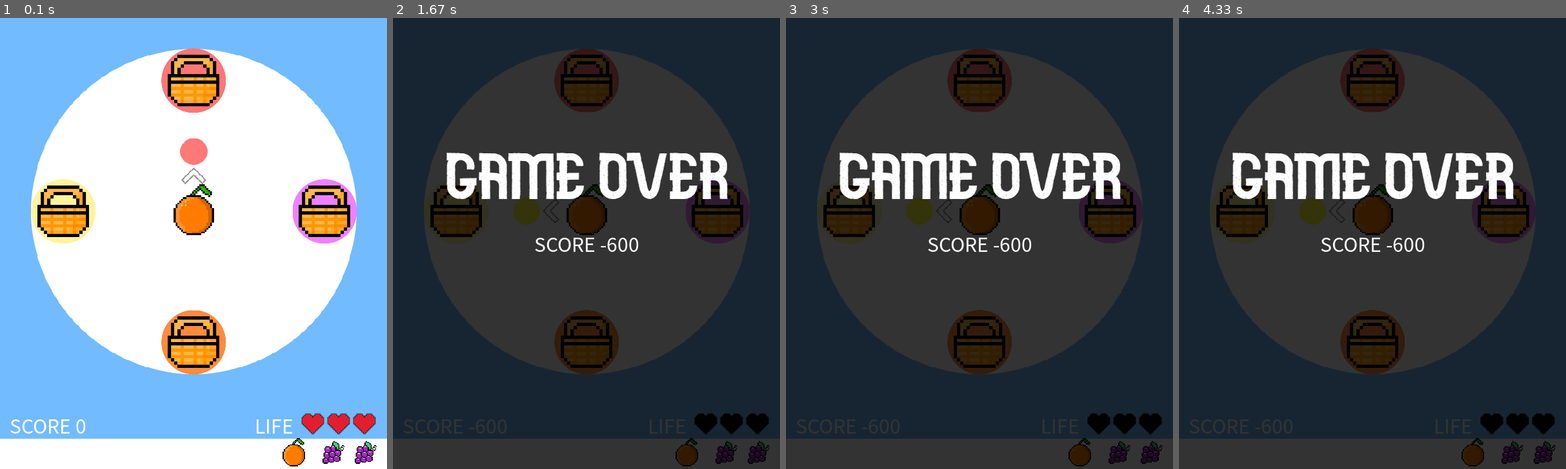
Above: before the commit, frames 1-4 (left to right).
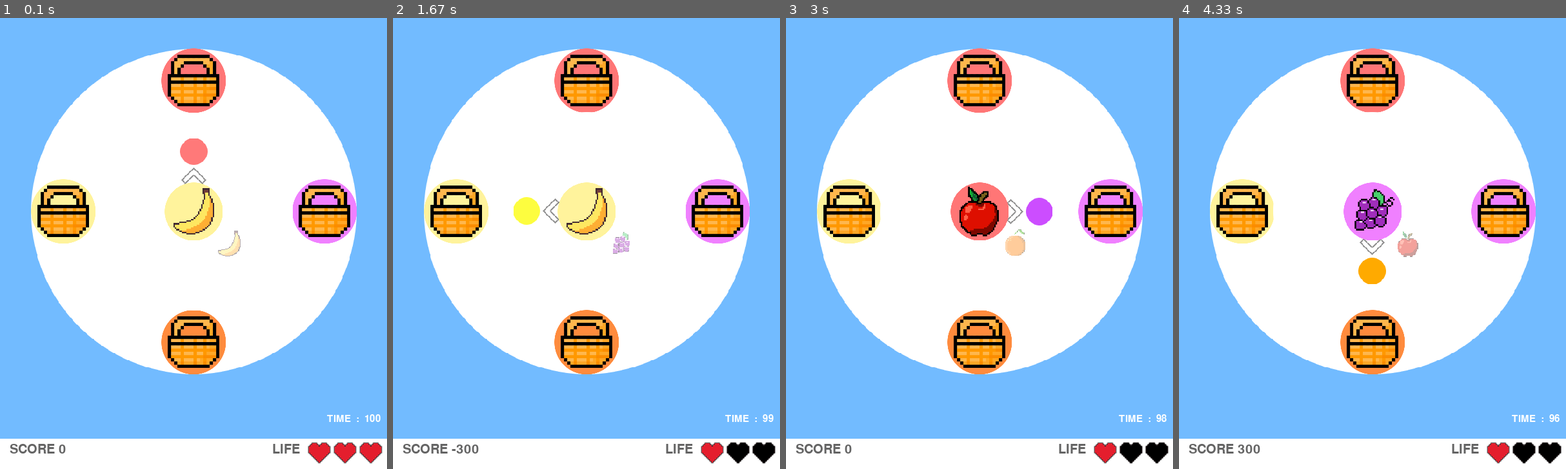
Above: after the commit, the same moments.

Repository: hello9721/Pygame_Project
Game: pygame game, started from Study/Colorful Fruits/sample_01.py
The game is run twice, just before and just after one commit, with the same random seed, the same clock (stepped at 60 frames per second) and the same inputs.
Inputs:
- Up to frame 1 (0.1 s): no input
- Up to frame 2 (1.67 s): hold Right 0.33-0.8 s; hold Up 0.83-1.13 s; hold Left 1.17-1.63 s
- Up to frame 3 (3 s): hold Left 1.67-2.2 s; hold Right 2.23-2.53 s; hold Right 2.57-2.97 s
- Up to frame 4 (4.33 s): hold Up 3-3.37 s; hold Down 3.4-4.03 s; hold Down from 4.07 s (still down)

The runs differ from the first frame. In frame 1, 3.9% of the frame differs, in the area x 2-99%, y 36-100%; in frame 2, 95%; in frame 3, 95%; in frame 4, 95%, in the area x 0-100%, y 0-100%.

Commit message:
시간제한 활성화, 다음과일표시 수정

Diff:
--- a/Study/Colorful Fruits/sample_01.py
+++ b/Study/Colorful Fruits/sample_01.py
@@ -1,5 +1,6 @@
 import pygame as pg
 import random as rd
+import time as tm
 
 pg.init()
 
@@ -10,13 +11,19 @@
 clk = pg.time.Clock()
 
 score = 0
-small_font = pg.font.SysFont('malgungothic', 30)
+small_font = pg.font.SysFont('britannic', 30)
+time_font = pg.font.SysFont('britannic', 23)
 
 # 과일 이미지
-blue_img = pg.image.load('./assets/p_grape.png')
-orange_img = pg.image.load('./assets/o_orange.png')
-red_img = pg.image.load('./assets/r_apple.png')
-yellow_img = pg.image.load('./assets/y_banana.png')
+blue_img = pg.image.load('./assets/bg_purple.png')
+orange_img = pg.image.load('./assets/bg_orange.png')
+red_img = pg.image.load('./assets/bg_red.png')
+yellow_img = pg.image.load('./assets/bg_yellow.png')
+
+b_img = pg.image.load('./assets/p_grape.png')
+o_img = pg.image.load('./assets/o_orange.png')
+r_img = pg.image.load('./assets/r_apple.png')
+y_img = pg.image.load('./assets/y_banana.png')
 
 blue_img = pg.transform.scale(blue_img, (90, 90))
 orange_img = pg.transform.scale(orange_img, (90, 90))
@@ -24,6 +31,7 @@
 yellow_img = pg.transform.scale(yellow_img, (90, 90))
 
 fruits = [blue_img, orange_img, red_img, yellow_img]
+n_fruits = [b_img, o_img, r_img, y_img]
 
 # 체력바 이미지
 health_3 = pg.image.load('./assets/health_full.png')
@@ -59,15 +67,14 @@
 circle_bg = pg.transform.scale(circle_bg, (550, 550))
 
 # 메인 과일 이미지
-fruit_img = [fruits[rd.randint(0, len(fruits) - 1)], fruits[rd.randint(0, len(fruits) - 1)], fruits[rd.randint(0, len(fruits) - 1)], fruits[rd.randint(0, len(fruits) - 1)]]
-fruit = fruit_img[0].get_rect(centery = ((SCREEN_HEIGHT-100)/2), centerx = SCREEN_WIDTH/2)
-
-next_furit_img_1 = pg.transform.scale(fruit_img[1], (50, 50))
-next_furit_1 = next_furit_img_1.get_rect(top = SCREEN_HEIGHT - 50, right = SCREEN_WIDTH - 120)
-next_furit_img_2 = pg.transform.scale(fruit_img[2], (50, 50))
-next_furit_2 = next_furit_img_2.get_rect(top = SCREEN_HEIGHT - 50, right = SCREEN_WIDTH - 60)
-next_furit_img_3 = pg.transform.scale(fruit_img[2], (50, 50))
-next_furit_3 = next_furit_img_3.get_rect(top = SCREEN_HEIGHT - 50, right = SCREEN_WIDTH - 10)
+fruit_img = [rd.randint(0, len(fruits) - 1), rd.randint(0, len(fruits) - 1), rd.randint(0, len(fruits) - 1), rd.randint(0, len(fruits) - 1)]
+fruit = fruits[fruit_img[0]].get_rect(centery = ((SCREEN_HEIGHT-100)/2), centerx = SCREEN_WIDTH/2)
+
+next_furit_img_1 = pg.transform.scale(n_fruits[fruit_img[1]], (50, 50))
+next_furit_img_1 = next_furit_img_1.convert()
+next_furit_img_1.set_alpha(100)
+next_furit_img_1.set_colorkey((0, 0, 0))
+next_furit_1 = next_furit_img_1.get_rect(centery = fruit.centery + 50, right = SCREEN_WIDTH - 220)
 
 head, angle = "top", 0
 
@@ -76,6 +83,10 @@
 # circle_r 270.0 blue
 # circle_t 360.0 red
 
+# 제한 시간
+start_time = tm.time()
+
+# 배경 화면
 bg_img = pg.image.load('./assets/bg.png')
 
 # 게임오버 화면
@@ -104,20 +115,19 @@
 
                         circle_t = pg.transform.rotate(circle_t, n)
 
-                        if fruit_img[0] == yellow_img:
-
-                            score += 100
-
-                            fruit_img.pop(0)
-                            fruit_img.append(fruits[rd.randint(0, len(fruits) - 1)])
-                            fruit = fruit_img[0].get_rect(centery = ((SCREEN_HEIGHT-100)/2), centerx = SCREEN_WIDTH/2)
-
-                            next_furit_img_1 = pg.transform.scale(fruit_img[1], (50, 50))
-                            next_furit_1 = next_furit_img_1.get_rect(top = SCREEN_HEIGHT - 50, right = SCREEN_WIDTH - 120)
-                            next_furit_img_2 = pg.transform.scale(fruit_img[2], (50, 50))
-                            next_furit_2 = next_furit_img_2.get_rect(top = SCREEN_HEIGHT - 50, right = SCREEN_WIDTH - 60)
-                            next_furit_img_3 = pg.transform.scale(fruit_img[2], (50, 50))
-                            next_furit_3 = next_furit_img_3.get_rect(top = SCREEN_HEIGHT - 50, right = SCREEN_WIDTH - 10)
+                        if fruits[fruit_img[0]] == yellow_img:
+
+                            score += 100
+
+                            fruit_img.pop(0)
+                            fruit_img.append(rd.randint(0, len(fruits) - 1))
+                            fruit = fruits[fruit_img[0]].get_rect(centery = ((SCREEN_HEIGHT-100)/2), centerx = SCREEN_WIDTH/2)
+
+                            next_furit_img_1 = pg.transform.scale(n_fruits[fruit_img[1]], (50, 50))
+                            next_furit_img_1 = next_furit_img_1.convert()
+                            next_furit_img_1.set_alpha(100)
+                            next_furit_img_1.set_colorkey((0, 0, 0))
+                            next_furit_1 = next_furit_img_1.get_rect(centery = fruit.centery + 50, right = SCREEN_WIDTH - 220)
 
                         else:
 
@@ -132,20 +142,19 @@
 
                         circle_t = pg.transform.rotate(circle_t, n)
 
-                        if fruit_img[0] == blue_img:
-
-                            score += 100
-
-                            fruit_img.pop(0)
-                            fruit_img.append(fruits[rd.randint(0, len(fruits) - 1)])
-                            fruit = fruit_img[0].get_rect(centery = ((SCREEN_HEIGHT-100)/2), centerx = SCREEN_WIDTH/2)
-
-                            next_furit_img_1 = pg.transform.scale(fruit_img[1], (50, 50))
-                            next_furit_1 = next_furit_img_1.get_rect(top = SCREEN_HEIGHT - 50, right = SCREEN_WIDTH - 120)
-                            next_furit_img_2 = pg.transform.scale(fruit_img[2], (50, 50))
-                            next_furit_2 = next_furit_img_2.get_rect(top = SCREEN_HEIGHT - 50, right = SCREEN_WIDTH - 60)
-                            next_furit_img_3 = pg.transform.scale(fruit_img[2], (50, 50))
-                            next_furit_3 = next_furit_img_3.get_rect(top = SCREEN_HEIGHT - 50, right = SCREEN_WIDTH - 10)
+                        if fruits[fruit_img[0]] == blue_img:
+
+                            score += 100
+
+                            fruit_img.pop(0)
+                            fruit_img.append(rd.randint(0, len(fruits) - 1))
+                            fruit = fruits[fruit_img[0]].get_rect(centery = ((SCREEN_HEIGHT-100)/2), centerx = SCREEN_WIDTH/2)
+
+                            next_furit_img_1 = pg.transform.scale(n_fruits[fruit_img[1]], (50, 50))
+                            next_furit_img_1 = next_furit_img_1.convert()
+                            next_furit_img_1.set_alpha(100)
+                            next_furit_img_1.set_colorkey((0, 0, 0))
+                            next_furit_1 = next_furit_img_1.get_rect(centery = fruit.centery + 50, right = SCREEN_WIDTH - 220)
 
                         else:
 
@@ -160,20 +169,19 @@
 
                         circle_t = pg.transform.rotate(circle_t, n)
 
-                        if fruit_img[0] == orange_img:
-
-                            score += 100
-
-                            fruit_img.pop(0)
-                            fruit_img.append(fruits[rd.randint(0, len(fruits) - 1)])
-                            fruit = fruit_img[0].get_rect(centery = ((SCREEN_HEIGHT-100)/2), centerx = SCREEN_WIDTH/2)
-
-                            next_furit_img_1 = pg.transform.scale(fruit_img[1], (50, 50))
-                            next_furit_1 = next_furit_img_1.get_rect(top = SCREEN_HEIGHT - 50, right = SCREEN_WIDTH - 120)
-                            next_furit_img_2 = pg.transform.scale(fruit_img[2], (50, 50))
-                            next_furit_2 = next_furit_img_2.get_rect(top = SCREEN_HEIGHT - 50, right = SCREEN_WIDTH - 60)
-                            next_furit_img_3 = pg.transform.scale(fruit_img[2], (50, 50))
-                            next_furit_3 = next_furit_img_3.get_rect(top = SCREEN_HEIGHT - 50, right = SCREEN_WIDTH - 10)
+                        if fruits[fruit_img[0]] == orange_img:
+
+                            score += 100
+
+                            fruit_img.pop(0)
+                            fruit_img.append(rd.randint(0, len(fruits) - 1))
+                            fruit = fruits[fruit_img[0]].get_rect(centery = ((SCREEN_HEIGHT-100)/2), centerx = SCREEN_WIDTH/2)
+
+                            next_furit_img_1 = pg.transform.scale(n_fruits[fruit_img[1]], (50, 50))
+                            next_furit_img_1 = next_furit_img_1.convert()
+                            next_furit_img_1.set_alpha(100)
+                            next_furit_img_1.set_colorkey((0, 0, 0))
+                            next_furit_1 = next_furit_img_1.get_rect(centery = fruit.centery + 50, right = SCREEN_WIDTH - 220)
 
                         else:
 
@@ -188,20 +196,19 @@
 
                         circle_t = pg.transform.rotate(circle_t, n)
 
-                        if fruit_img[0] == red_img:
-
-                            score += 100
-
-                            fruit_img.pop(0)
-                            fruit_img.append(fruits[rd.randint(0, len(fruits) - 1)])
-                            fruit = fruit_img[0].get_rect(centery = ((SCREEN_HEIGHT-100)/2), centerx = SCREEN_WIDTH/2)
-
-                            next_furit_img_1 = pg.transform.scale(fruit_img[1], (50, 50))
-                            next_furit_1 = next_furit_img_1.get_rect(top = SCREEN_HEIGHT - 50, right = SCREEN_WIDTH - 120)
-                            next_furit_img_2 = pg.transform.scale(fruit_img[2], (50, 50))
-                            next_furit_2 = next_furit_img_2.get_rect(top = SCREEN_HEIGHT - 50, right = SCREEN_WIDTH - 60)
-                            next_furit_img_3 = pg.transform.scale(fruit_img[2], (50, 50))
-                            next_furit_3 = next_furit_img_3.get_rect(top = SCREEN_HEIGHT - 50, right = SCREEN_WIDTH - 10)
+                        if fruits[fruit_img[0]] == red_img:
+
+                            score += 100
+
+                            fruit_img.pop(0)
+                            fruit_img.append(rd.randint(0, len(fruits) - 1))
+                            fruit = fruits[fruit_img[0]].get_rect(centery = ((SCREEN_HEIGHT-100)/2), centerx = SCREEN_WIDTH/2)
+
+                            next_furit_img_1 = pg.transform.scale(n_fruits[fruit_img[1]], (50, 50))
+                            next_furit_img_1 = next_furit_img_1.convert()
+                            next_furit_img_1.set_alpha(100)
+                            next_furit_img_1.set_colorkey((0, 0, 0))
+                            next_furit_1 = next_furit_img_1.get_rect(centery = fruit.centery + 50, right = SCREEN_WIDTH - 220)
 
                         else:
 
@@ -210,17 +217,21 @@
 
                     elif event.key == pg.K_ESCAPE: pg.quit()
 
-            score_img = small_font.render('SCORE {}'.format(score), True, (255, 255, 255))
-            health_img = small_font.render('LIFE', True, (255, 255, 255))
+            score_img = small_font.render('SCORE {}'.format(score), True, (100, 100, 100))
+            health_img = small_font.render('LIFE', True, (100, 100, 100))
+
+            now_time = int(tm.time() - start_time)
+            time_check = 100 - now_time
+
+            time_img = time_font.render('TIME  :  {}'.format(time_check), True, (255, 255, 255))
 
             if health == 3: life_img = health_3
             elif health == 2: life_img = health_2
             elif health == 1: life_img = health_1
             elif health <= 0: life_img = health_0
 
-            if health <= 0:
-
-                go = True
+            if health <= 0: go = True
+            if time_check == 0: go = True
 
             scr.blit(bg_img, (0, 0))
             scr.blit(circle_bg, (25, 25))
@@ -233,13 +244,12 @@
             scr.blit(circle_b, (90, 90))
             scr.blit(circle_t, (81, 81))
 
-            scr.blit(fruit_img[0], fruit)
+            scr.blit(fruits[fruit_img[0]], fruit)
             scr.blit(next_furit_img_1, next_furit_1)
-            scr.blit(next_furit_img_2, next_furit_2)
-            scr.blit(next_furit_img_3, next_furit_3)
-            scr.blit(score_img, (15, SCREEN_HEIGHT - 90))
-            scr.blit(health_img, (SCREEN_WIDTH - 145 - health_img.get_width(), SCREEN_HEIGHT - 90))
-            scr.blit(life_img, (SCREEN_WIDTH - 135, SCREEN_HEIGHT - 90))
+            scr.blit(score_img, (15, SCREEN_HEIGHT - 40))
+            scr.blit(health_img, (SCREEN_WIDTH - 135 - health_img.get_width(), SCREEN_HEIGHT - 40))
+            scr.blit(life_img, (SCREEN_WIDTH - 125, SCREEN_HEIGHT - 45))
+            scr.blit(time_img, (SCREEN_WIDTH - 10 - time_img.get_width(), SCREEN_HEIGHT - 85))
 
         else :
 
@@ -254,13 +264,12 @@
             scr.blit(circle_b, (90, 90))
             scr.blit(circle_t, (81, 81))
 
-            scr.blit(fruit_img[0], fruit)
+            scr.blit(fruits[fruit_img[0]], fruit)
             scr.blit(next_furit_img_1, next_furit_1)
-            scr.blit(next_furit_img_2, next_furit_2)
-            scr.blit(next_furit_img_3, next_furit_3)
-            scr.blit(score_img, (15, SCREEN_HEIGHT - 90))
-            scr.blit(health_img, (SCREEN_WIDTH - 145 - health_img.get_width(), SCREEN_HEIGHT - 90))
-            scr.blit(life_img, (SCREEN_WIDTH - 135, SCREEN_HEIGHT - 90))
+            scr.blit(score_img, (15, SCREEN_HEIGHT - 40))
+            scr.blit(health_img, (SCREEN_WIDTH - 135 - health_img.get_width(), SCREEN_HEIGHT - 40))
+            scr.blit(life_img, (SCREEN_WIDTH - 125, SCREEN_HEIGHT - 45))
+            scr.blit(time_img, (SCREEN_WIDTH - 10 - time_img.get_width(), SCREEN_HEIGHT - 85))
 
             score_rect = score_img.get_rect(centerx = SCREEN_WIDTH/2, centery = SCREEN_HEIGHT/2)
 
